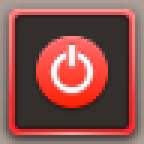
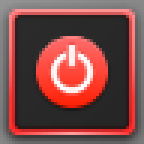
Revision of a layered 144 x 144 image; what changed, layer by layer:
painted on "bg" over bbox(0, 0, 144, 144)
